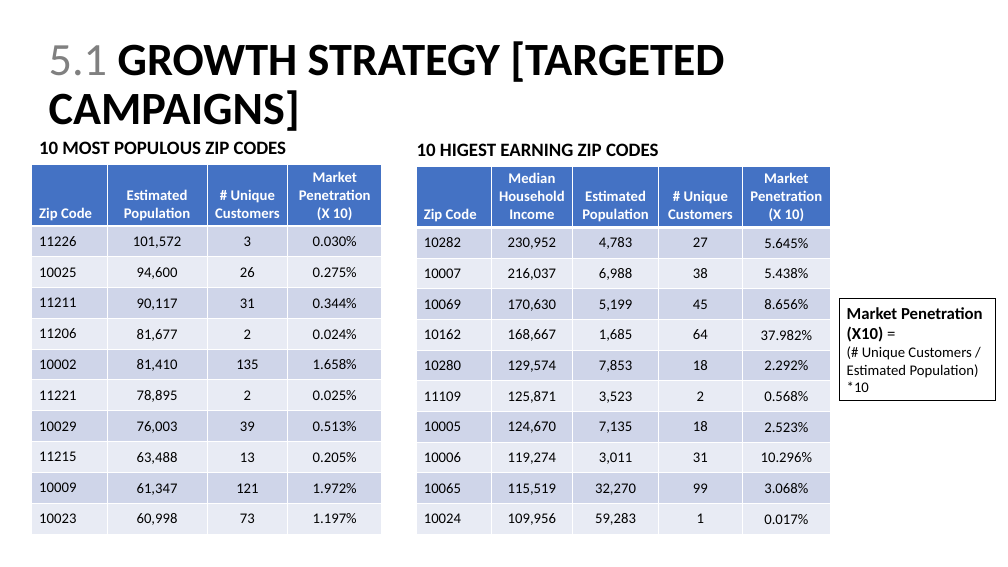
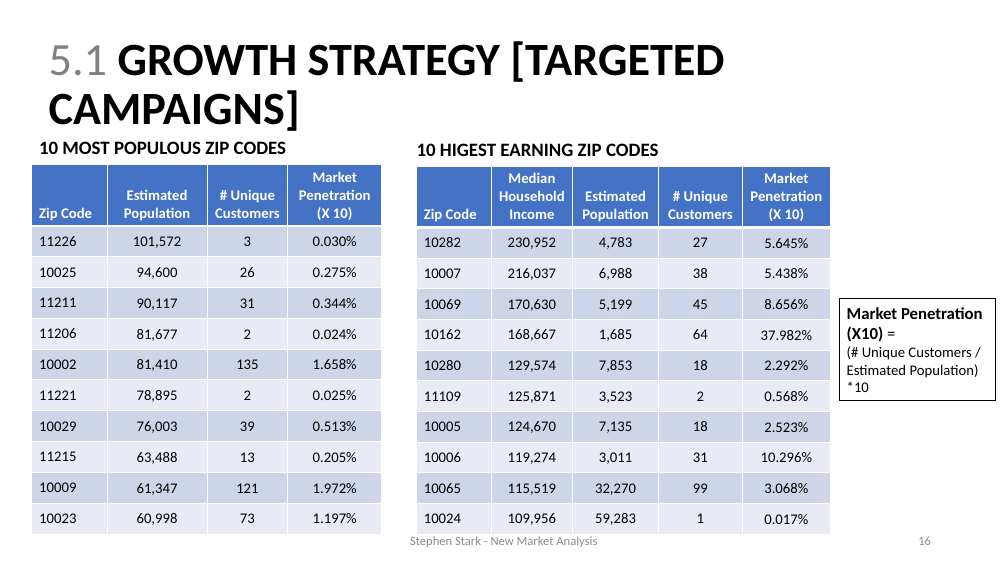
Before and after one commit to sstarkjr/PM_MarketAnalysis, a slide deck: slide 16 of Stephen_Stark_Analysis.pptx. Drawn at 1008x567 pixels with LibreOffice and Linux fonts; fonts in the diff are those of the drawing. Boxes give left, top, right and bottom in pixels: in the first picture for what was removed or moved away, otherwise in the second. Text is boxed around its words. In the diff, an @@ line names an element or a change of style, - is before the commit and + after.

```diff
--- a/Stephen_Stark_Analysis.pptx
+++ b/Stephen_Stark_Analysis.pptx
@@ text added at (x1=410, y1=536, x2=597, y2=547), 12 pt, text #8C8C8C @@
+Stephen Stark - New Market Analysis
@@ text added at (x1=918, y1=536, x2=931, y2=545), 12 pt, text #8C8C8C @@
+16
```
Also in this commit, not shown: 18 other slides changed, 1 other file.
